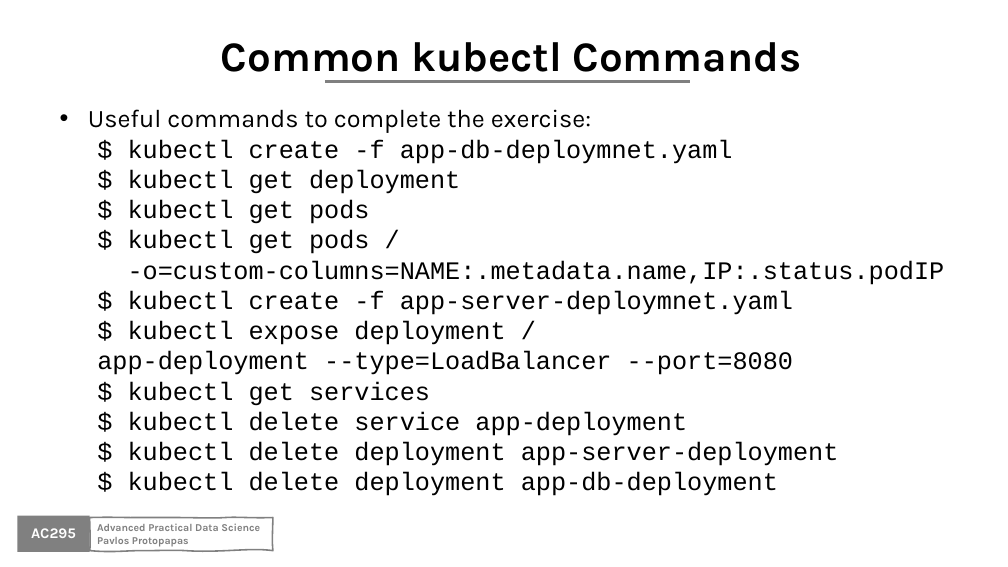
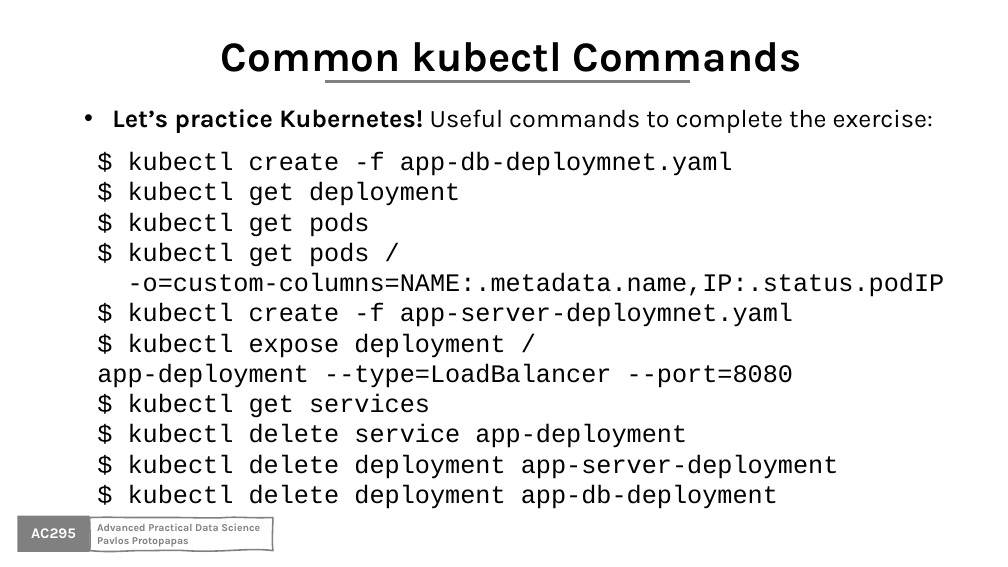
Before and after one commit to Harvard-IACS/2020F-AC295, a slide deck: slide 35 of content/lectures/lecture3/presentation/lecture3.pptx (slide 45 before the commit). Drawn at 1008x567 pixels with LibreOffice and Linux fonts; fonts in the diff are those of the drawing; background and template pictures are left out. Boxes give left, top, right and bottom in pixels: in the first picture for what was removed or moved away, otherwise in the second. Text is boxed around its words. In the diff, an @@ line names an element or a change of style, - is before the commit and + after.

```diff
--- a/content/lectures/lecture3/presentation/lecture3.pptx
+++ b/content/lectures/lecture3/presentation/lecture3.pptx
@@ text at box(112, 109, 933, 133): text changed @@
-• Useful commands to complete the exercise:
+• Let’s practice Kubernetes! Useful commands to complete the exercise:
```
Also in this commit, not shown: 19 other slides changed, 1 slide added, 13 slides removed, 3 other files.
